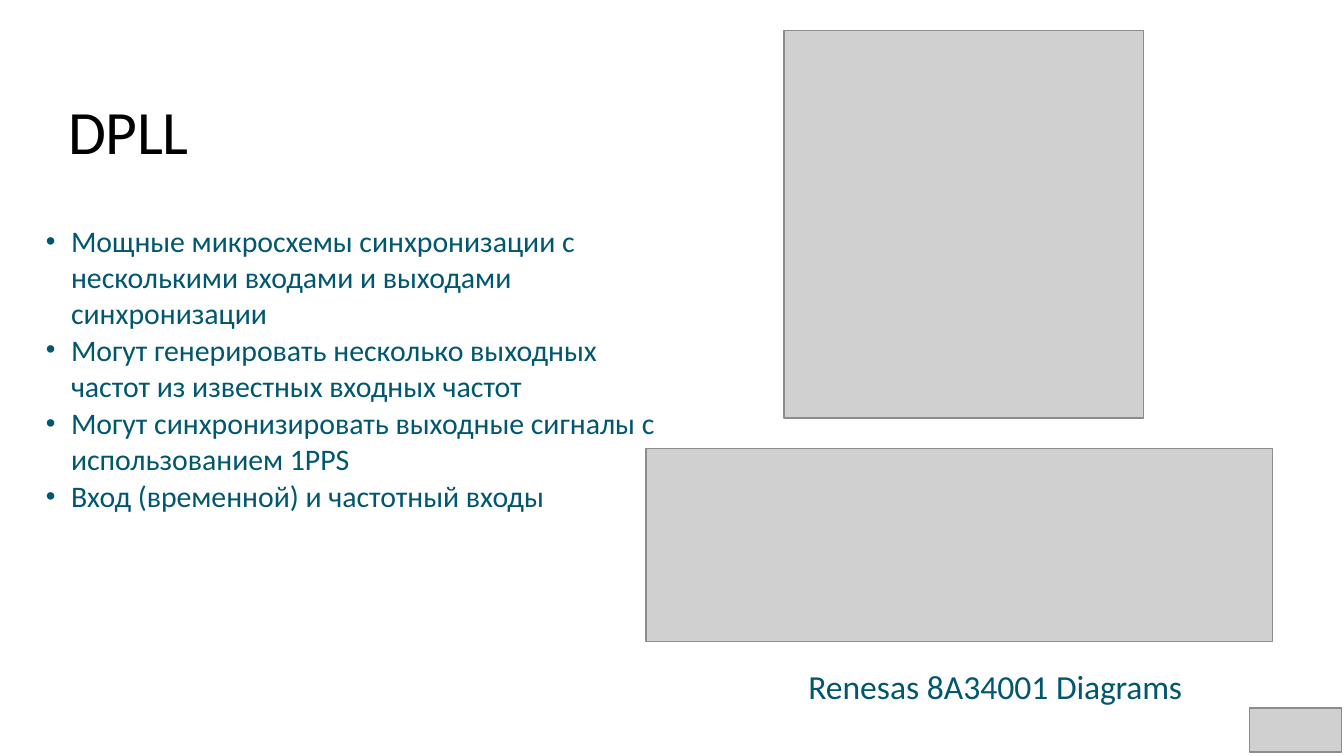
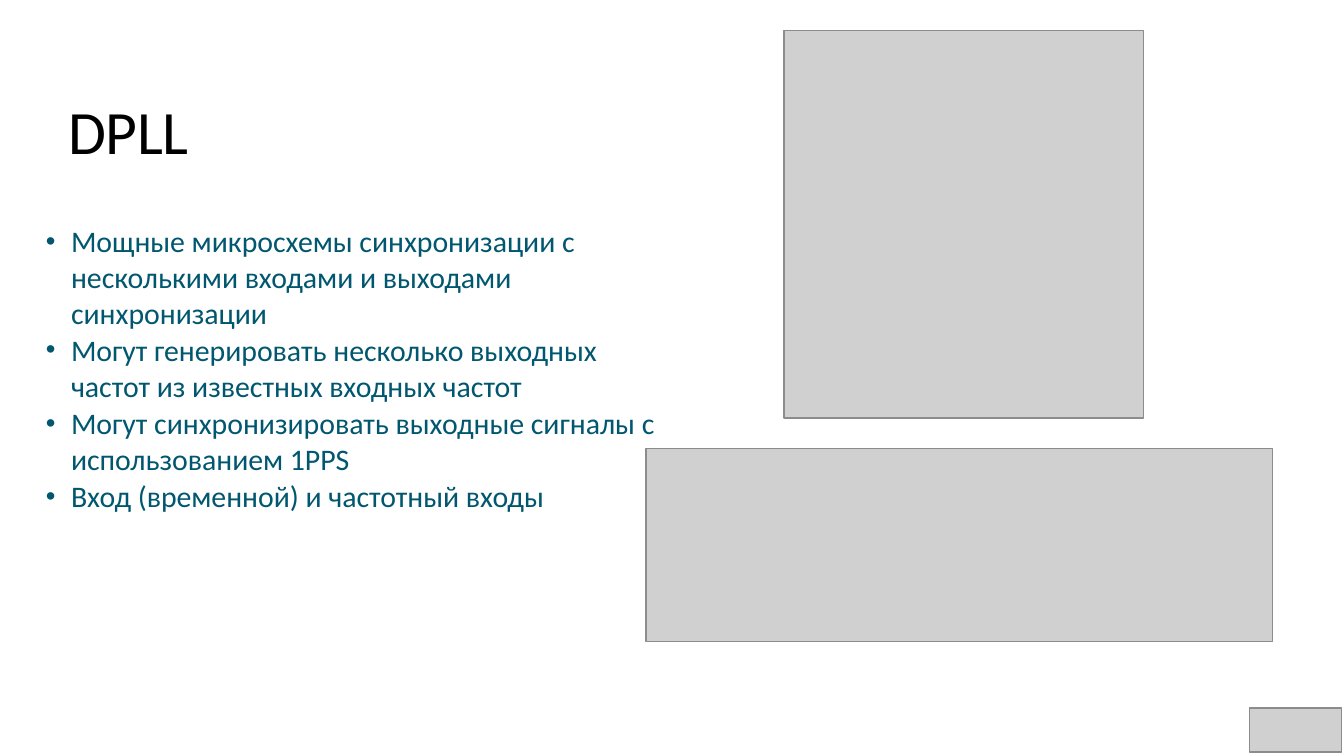
Before and after one commit to SiwaNetwork/QUANTUM, a slide deck: slide 3 of ДОКУМЕНТЫ/МАТЕРИАЛ СТАТЬИ/Quantum TWTT.pptx. Drawn at 1344x756 pixels with LibreOffice and Linux fonts; fonts in the diff are those of the drawing; grey boxes stand for pictures. Boxes give left, top, right and bottom in pixels: in the first picture for what was removed or moved away, otherwise in the second. Text is boxed around its words. In the diff, an @@ line names an element or a change of style, - is before the commit and + after.

```diff
--- a/ДОКУМЕНТЫ/МАТЕРИАЛ СТАТЬИ/Quantum TWTT.pptx
+++ b/ДОКУМЕНТЫ/МАТЕРИАЛ СТАТЬИ/Quantum TWTT.pptx
@@ text removed at (808, 676, 1182, 705) @@
-Renesas 8A34001 Diagrams
```
Also in this commit, not shown: 7 other slides changed, 6 other files.
